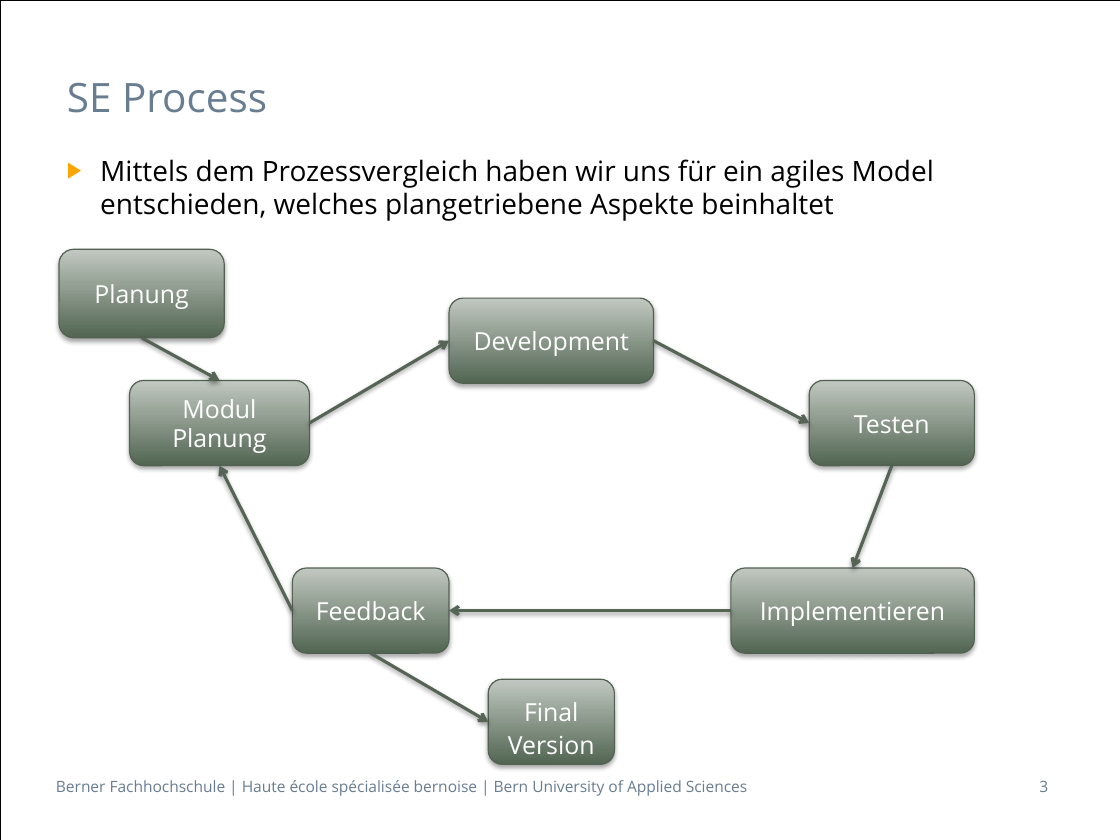
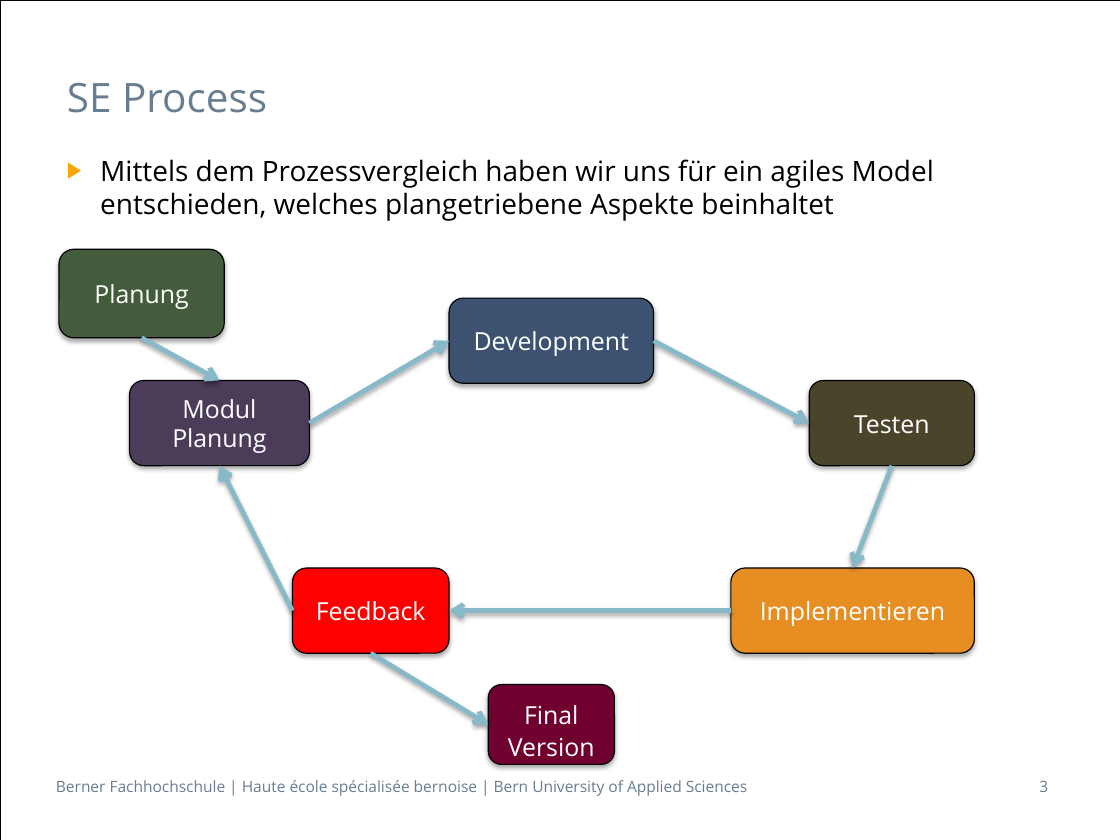
Before and after one commit to zyssm4/ch.bfh.btx8081.w2015.red, a slide deck: slide 3 of doc/Task02/Task02.pptx. Drawn at 1120x840 pixels with LibreOffice and Linux fonts; fonts in the diff are those of the drawing. Boxes give left, top, right and bottom in pixels: in the first picture for what was removed or moved away, otherwise in the second. Text is boxed around its words. In the diff, an @@ line names an element or a change of style, - is before the commit and + after.

```diff
--- a/doc/Task02/Task02.pptx
+++ b/doc/Task02/Task02.pptx
@@ rounded rectangle "Planung" at bbox=[59, 250, 225, 338]: fill gradient #536653 to #C0C9C0 to #435D3C; outline #536253 0.75 pt to #000000 0.75 pt @@
@@ rounded rectangle "Development" at bbox=[449, 298, 654, 383]: fill gradient #536653 to #C0C9C0 to #3C5271; outline #536253 0.75 pt to #000000 0.75 pt @@
@@ arrow (141, 338) - (220, 381): stroke #556455 2 pt to #87B9C8 3 pt @@
@@ arrow (309, 423) - (449, 340): stroke #556455 2 pt to #87B9C8 3 pt @@
@@ arrow (654, 340) - (809, 423): stroke #556455 2 pt to #87B9C8 3 pt @@
@@ rounded rectangle "Modul" at bbox=[130, 381, 310, 466]: fill gradient #536653 to #C0C9C0 to #4B3C5A; outline #536253 0.75 pt to #000000 0.75 pt @@
@@ rounded rectangle "Testen" at bbox=[809, 381, 974, 466]: fill gradient #536653 to #C0C9C0 to #4A452A; outline #536253 0.75 pt to #000000 0.75 pt @@
@@ arrow (292, 610) - (220, 466): stroke #556455 2 pt to #87B9C8 3 pt @@
@@ arrow (892, 466) - (852, 568): stroke #556455 2 pt to #87B9C8 3 pt @@
@@ rounded rectangle "Feedback" at bbox=[292, 568, 449, 653]: fill gradient #536653 to #C0C9C0 to #FF0000; outline #536253 0.75 pt to #000000 0.75 pt @@
@@ rounded rectangle "Implementieren" at bbox=[731, 568, 974, 653]: fill gradient #536653 to #C0C9C0 to #E78E23; outline #536253 0.75 pt to #000000 0.75 pt @@
@@ arrow (731, 610) - (449, 610): stroke #556455 2 pt to #87B9C8 3 pt @@
@@ arrow moved from (371, 653) - (488, 721) to (371, 653) - (488, 725) @@
@@ arrow (371, 653) - (488, 725): stroke #556455 2 pt to #87B9C8 3 pt @@
@@ rounded rectangle "Final Version": place and size @@
-rounded rectangle "Final Version" at bbox=[488, 679, 615, 764]
+rounded rectangle "Final Version" at bbox=[488, 684, 615, 764]
@@ rounded rectangle "Final Version" at bbox=[488, 684, 615, 764]: fill gradient #536653 to #C0C9C0 to #70002D; outline #536253 0.75 pt to #000000 0.75 pt @@
```
Also in this commit, not shown: 1 other slide changed, 1 other file.
